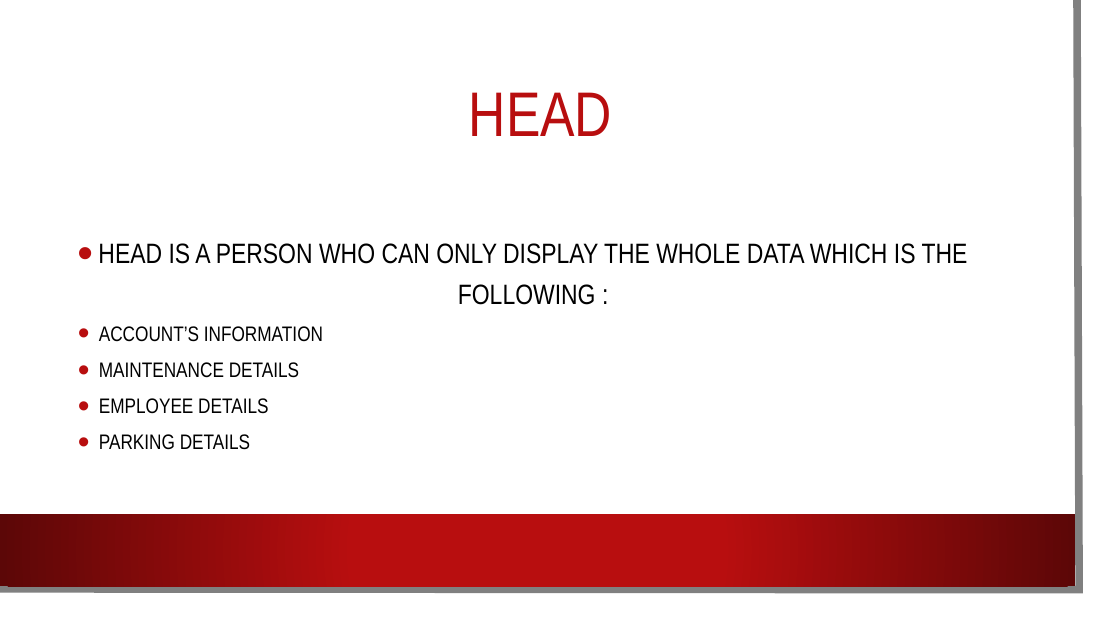
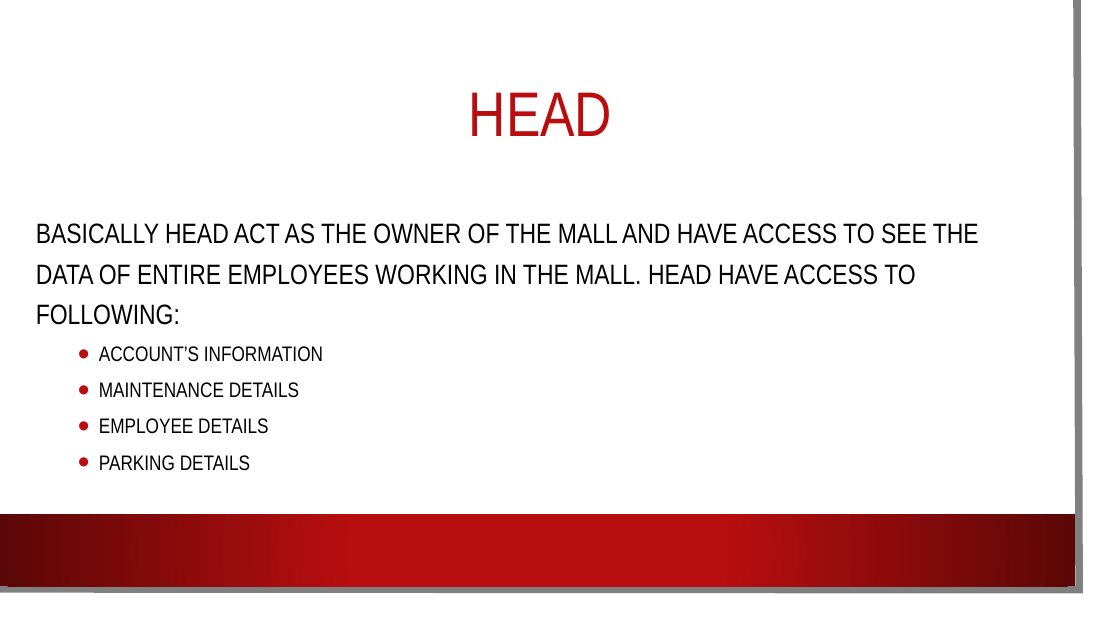
Before and after one commit to SyedKifayat1/OppFinalProject, a slide deck: slide 5 of Opp Project.pptx. Drawn at 1120x630 pixels with LibreOffice and Linux fonts; fonts in the diff are those of the drawing; background and template pictures are left out. Boxes give left, top, right and bottom in pixels: in the first picture for what was removed or moved away, otherwise in the second. Text is boxed around its words. In the diff, an @@ line names an element or a change of style, - is before the commit and + after.

```diff
--- a/Opp Project.pptx
+++ b/Opp Project.pptx
@@ text at bbox=[36, 223, 979, 325]: text changed @@
-• HEAD IS A PERSON WHO CAN ONLY DISPLAY THE WHOLE DATA WHICH IS THE FOLLOWING :
+BASICALLY HEAD ACT AS THE OWNER OF THE MALL AND HAVE ACCESS TO SEE THE DATA OF ENTIRE EMPLOYEES WORKING IN THE MALL. HEAD HAVE ACCESS TO FOLLOWING:
```
Also in this commit, not shown: 10 other slides changed, 2 slides added.
